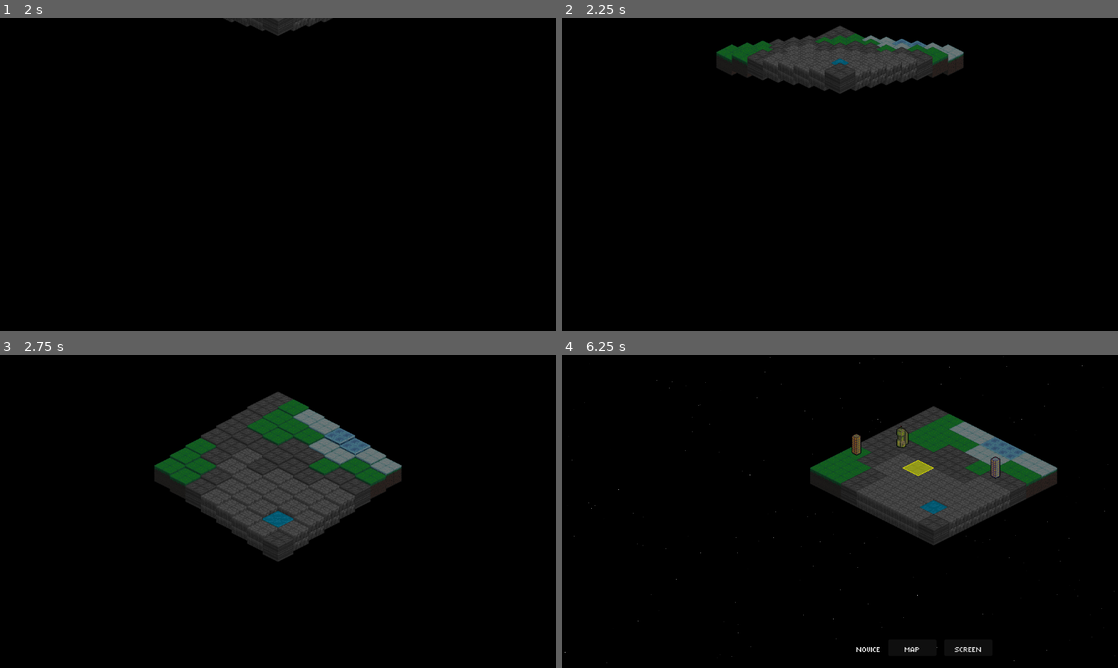
Above: before the commit, frames 1-4 (two rows, left to right).
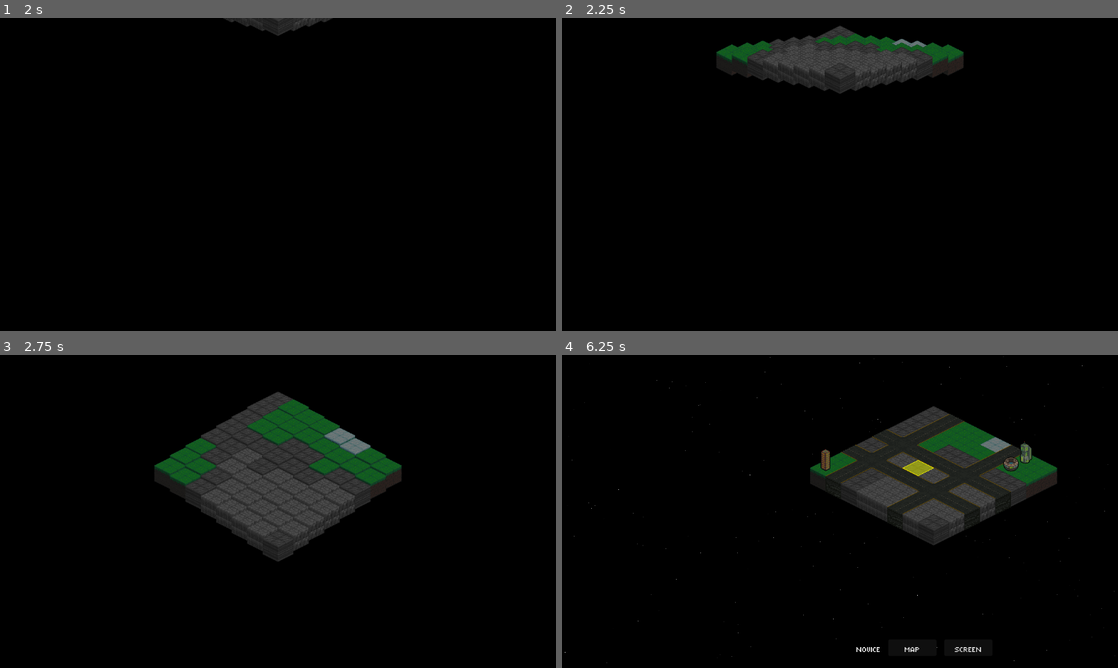
Above: after the commit, the same moments.

Repository: Tekknobot/Terrain
Game: Godot game, scene res://Scenes/TitleScreen.tscn
Two runs of this game, one before a commit and one after it. Both use one fixed random seed, a clock stepped at 60 frames per second and the inputs below. Sound files missing from this copy of the repository are replaced by a short silence.
Inputs (mouse positions are in pixels of both pictures, inside the frame that each line leads up to):
- Up to frame 1 (2 s): click "PLAY" at 0.5 s; click (278, 174) at 1.27 s
- Up to frame 2 (2.25 s): tap Enter (ui_accept) at 2 s; move the mouse to (962, 158) at 2.02 s; click (962, 158) at 2.17 s
- Up to frame 3 (2.75 s): tap Enter (ui_accept) at 2.27 s
- Up to frame 4 (6.25 s): drag from (728, 527) to (856, 545) at 2.77 s; move the mouse to (895, 442) at 3.52 s; click (895, 442) at 3.67 s; drag from (812, 574) to (923, 467) at 4.27 s; tap Enter (ui_accept) at 5, 5.27 s; move the mouse to (1006, 558) at 5.02 s; click (1006, 558) at 5.17 s; click "END TURN" at 5.75 s

Frame 1 is identical in both runs. In frame 2, 0.4% of the frame differs, in the area x 48-73%, y 5-15%; in frame 3, 1.5%; in frame 4, 4.4%, in the area x 46-90%, y 18-56%.

Commit message:
Adjust map noise.

Diff:
--- a/Scripts/TileMap.gd
+++ b/Scripts/TileMap.gd
@@ -18,11 +18,11 @@
 
 @export var tilemap : TileMap
 
-@export var water_threshold := -0.65
-@export var sandstone_threshold := -0.2
-@export var dirt_threshold := 0.1
-@export var grass_threshold := 0.4
-@export var snow_threshold := 0.7
+@export var water_threshold   := -0.825    # was -0.65
+@export var sandstone_threshold := -0.2    # unchanged
+@export var dirt_threshold      :=  0.1    # unchanged
+@export var grass_threshold     :=  0.70   # was 0.4
+@export var snow_threshold      :=  0.85   # was 0.7
 
 @export var water_tile_id := 6
 @export var sandstone_tile_id := 10
@@ -360,7 +360,7 @@
 func _generate_roads():
 	var used_h := []
 	var used_v := []
-	for i in randi_range(0, 2):
+	for i in randi_range(1, 2):
 		var hy = _get_unique_random_odd(grid_height, used_h)
 		draw_road(Vector2i(0, hy), Vector2i(1, 0), DOWN_RIGHT_ROAD)
 		var vx = _get_unique_random_odd(grid_width, used_v)
